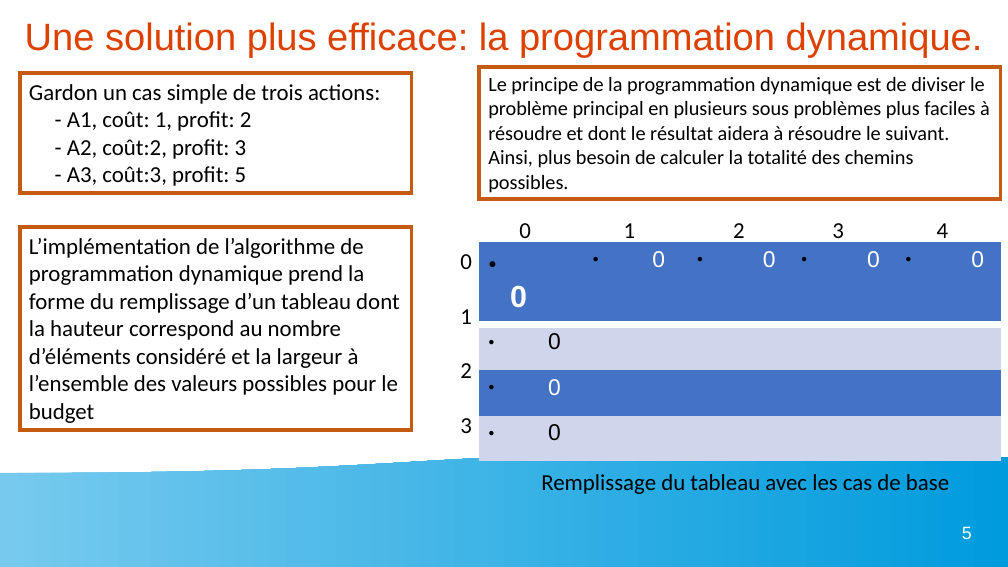
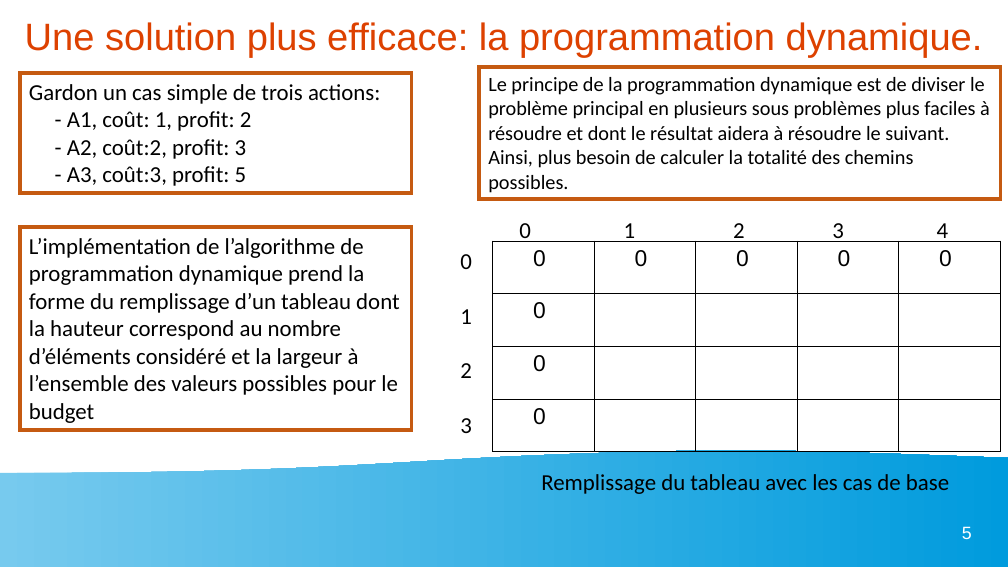
Before and after one commit to matthieu0guim/P7_Matthieu_Guimard, a slide deck: slide 5 of presentation sienna/présentation sienna.odp. Drawn at 1008x567 pixels with LibreOffice and Linux fonts; fonts in the diff are those of the drawing. Boxes give left, top, right and bottom in pixels: in the first picture for what was removed or moved away, otherwise in the second. Text is boxed around its words. In the diff, an @@ line names an element or a change of style, - is before the commit and + after.

```diff
--- a/presentation sienna/présentation sienna.odp
+++ b/presentation sienna/présentation sienna.odp
@@ table at (493, 241, 1001, 453) @@
@@ fill #4472C4 to none in 6 cells @@
@@ fill #CFD5EA to none in 2 cells @@
@@ size 24 to 18 pt, bold off in "0" @@
@@ text colour #FFFFFF to #000000 in "0", "0", "0", "0" and 2 more places @@
@@ bullet ● to none @@
@@ borders changed @@
@@ table: place and size @@
-table at (479, 242, 1001, 445)
+table at (493, 241, 1001, 453)
```
Also in this commit, not shown: 1 other slide changed, 3 slides added, 3 other files.
